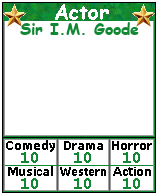
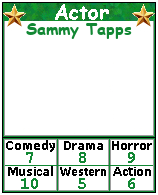
Comparing the layer stacks of the two 158 × 195 images. Changes:
renamed "Sir I.M. Goode" to "Sammy Tapps", painted on it over (x1=20, y1=22, x2=139, y2=39)
renamed "10 #4" to "6", painted on it over (x1=123, y1=178, x2=140, y2=189)
renamed "10 #3" to "5", painted on it over (x1=74, y1=178, x2=91, y2=189)
renamed "10 #2" to "9", painted on it over (x1=123, y1=152, x2=140, y2=163)
renamed "10 #1" to "8", painted on it over (x1=74, y1=152, x2=91, y2=163)
renamed "10" to "7", painted on it over (x1=21, y1=152, x2=38, y2=163)
